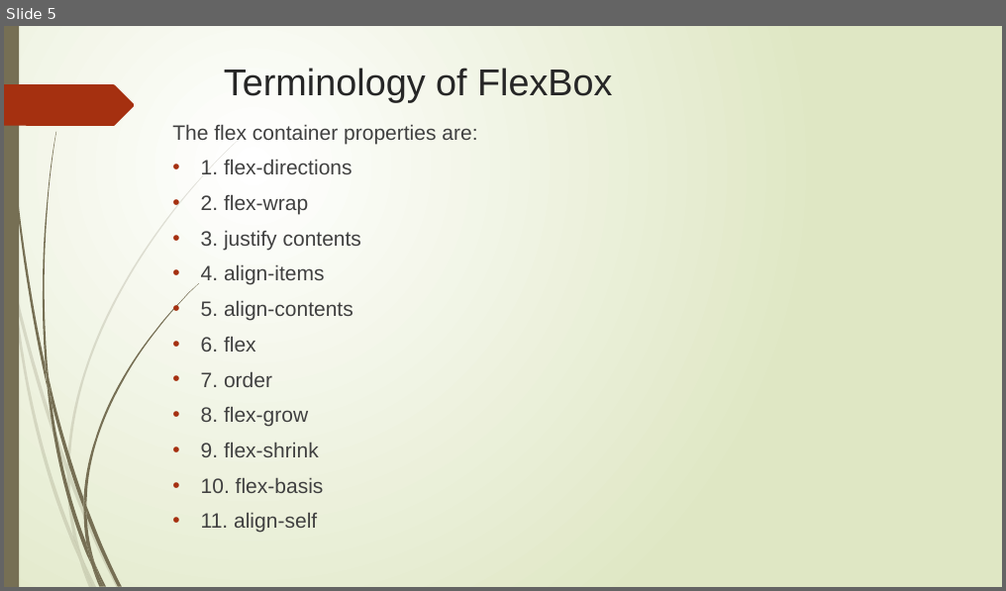
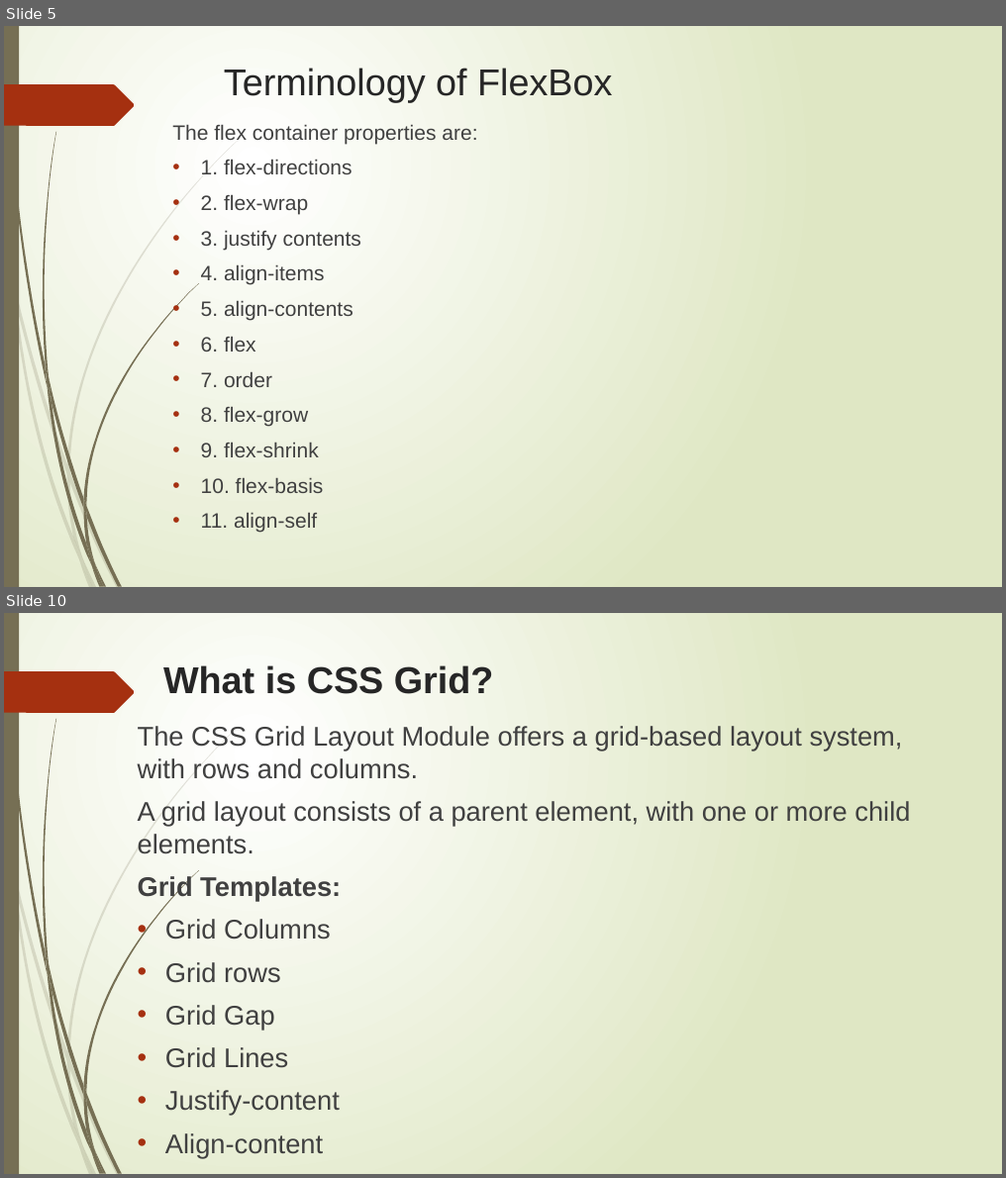
Before and after one commit to Rithima-Reddy/CSS-FLEXBOX, a slide deck: Group No.pptx. Shown one above the other, each under a label of ours: slide 5 before the commit, slides 5 and 10 after it; the slides between them are not shown. The pictures are 1006x591 and 1006x1178 pixels, drawn with LibreOffice and Linux fonts; fonts in the diff are those of the drawing. Boxes give left, top, right and bottom in pixels: in the first picture for what was removed or moved away, otherwise in the second. Text is boxed around its words. In the diff, an @@ line names an element or a change of style, - is before the commit and + after.

```diff
--- a/Group No.pptx
+++ b/Group No.pptx
@@ slide 10 added at (4, 613, 1002, 1174), background gradient #FFFFFF to #DFE8C4; not listed: 24 template elements that a slide beside it also shows @@
@@ title added at (163, 665, 494, 694), 36 pt, text #262626, bold @@
+What is CSS Grid?
@@ text added at (138, 726, 910, 1115), 26 pt, text #404040 @@
+The CSS Grid Layout Module offers a grid-based layout system, with rows and columns.
+A grid layout consists of a parent element, with one or more child elements.
+Grid Templates:
+• Grid Columns
+• Grid rows
+• Grid Gap
+• Grid Lines
+• Justify-content
+• Align-content
```
Also in this commit, not shown: 5 slides changed, 2 other slides added, 1 slide removed.
